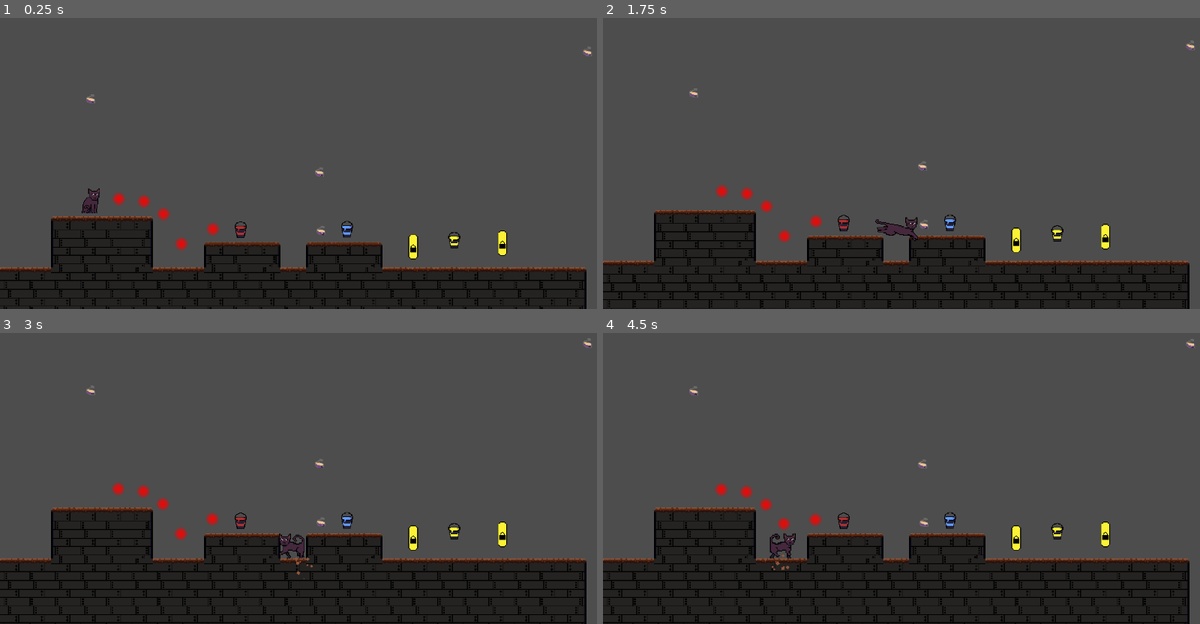
Above: before the commit, frames 1-4 (two rows, left to right).
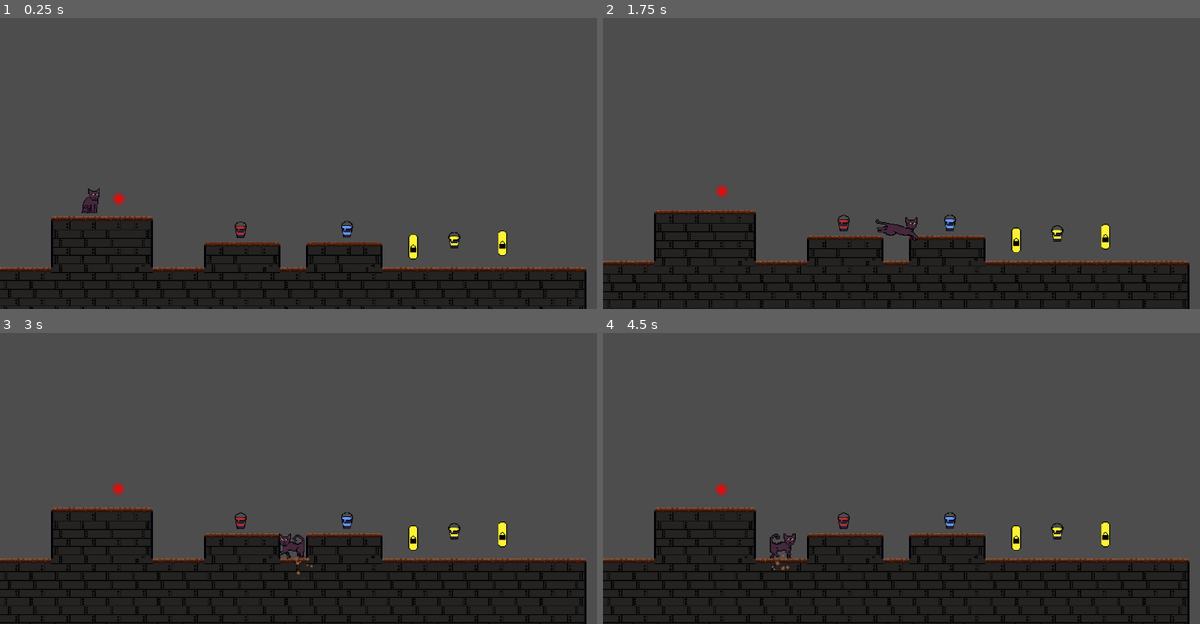
Above: after the commit, the same moments.

Repository: GillianZech/color-cat
Game: Godot game, scene res://Scenes/Level3a.tscn
Two runs of this game, one before a commit and one after it. Both use one fixed random seed, a clock stepped at 60 frames per second and the inputs below. This scene is started directly instead of the project's main scene.
Inputs:
- Up to frame 1 (0.25 s): no input
- Up to frame 2 (1.75 s): hold D (move_right) from 0.53 s (still down); tap Alt (dev) at 0.6, 1.35 s; tap W (move_up) at 0.77, 1.52 s
- Up to frame 3 (3 s): release D (move_right) at 2.03 s; hold A (move_left) from 2.03 s (still down); tap Alt (dev) at 2.1, 2.85 s
- Up to frame 4 (4.5 s): tap W (move_up) at 3.02, 3.77 s; tap Alt (dev) at 3.6, 4.35 s; release A (move_left) at 4.28 s; hold D (move_right) from 4.28 s (still down)

The runs differ from the first frame. In frame 1, 0.4% of the frame differs, in the area x 14-100%, y 10-80%; in frame 2, 0.4%, in the area x 14-100%, y 7-78%; in frame 3, 0.4%; in frame 4, 0.4%.
Error before the commit: Attempt to call function 'update_score' in base 'null instance' on a null instance. (res://Code/CharacterBody2D.gd:41)
Error after the commit: Attempt to call function 'set_volume_db' in base 'null instance' on a null instance. (res://Food.gd:7)

Commit message:
food count resets too much

Diff:
--- a/color_cat/Code/CharacterBody2D.gd
+++ b/color_cat/Code/CharacterBody2D.gd
@@ -8,8 +8,8 @@
 var PAINT_COLOR = "Gray"
 var DJUMP_USED = false
 var DOORS_LOCKED
-var FOOD_COUNT
 var FOOD_APPEARED
+var FOOD_COUNT = 0
 var PREV_FOOD_COUNT = 0
 var DEAD = false
 
@@ -37,8 +37,8 @@
 	DOORS_LOCKED = true
 	CURRENT_LASER = 0
 	LASER_COUNT = 0
-	FOOD_COUNT = PREV_FOOD_COUNT
-	get_parent().get_parent().get_node("HUD").update_score(FOOD_COUNT, false)
+	#FOOD_COUNT = PREV_FOOD_COUNT
+	#get_parent().get_parent().get_node("HUD").update_score(FOOD_COUNT, false)
 	if get_parent().get_node("EndArea"):
 		get_parent().get_node("EndArea").visible = false
 
--- a/color_cat/Code/EndArea.gd
+++ b/color_cat/Code/EndArea.gd
@@ -1,6 +1,12 @@
 extends Area2D
 
 @export var NEXT_LEVEL: String = "Level2"
+
+@onready var cat = get_parent().get_node("Cat")
+#var food = cat.FOOD_COUNT
+#var pfood = cat.PREV_FOOD_COUNT
+var food = 0
+var pfood = 0
 
 # Called every frame. 'delta' is the elapsed time since the previous frame.
 func _physics_process(_delta):
@@ -13,18 +19,22 @@
 		$AnimationPlayer.play("move")
 
 func _continue():
-	print("prev food: "+str(get_parent().get_node("Cat").PREV_FOOD_COUNT))
+	print("prev food: "+str(cat.PREV_FOOD_COUNT))
+	cat.PREV_FOOD_COUNT = cat.FOOD_COUNT
+	food = cat.FOOD_COUNT
+	pfood = cat.FOOD_COUNT
+	print("food this level: "+str(food))
+	print("updated prev food: "+str(pfood))
 
-	get_parent().get_node("Cat").PREV_FOOD_COUNT = get_parent().get_node("Cat").FOOD_COUNT
-	var p = get_parent().get_node("Cat").PREV_FOOD_COUNT
-	var f = get_parent().get_node("Cat").FOOD_COUNT
-	print("food this level: "+str(get_parent().get_node("Cat").FOOD_COUNT))
-	print("updated prev food: "+str(get_parent().get_node("Cat").PREV_FOOD_COUNT))
 	get_parent().get_parent()._update_scene(NEXT_LEVEL)
 	$AudioStreamPlayer2D.play()
-	get_parent().get_node("Cat")._reset()
-	get_parent().get_node("Cat").PREV_FOOD_COUNT = f
-	get_parent().get_node("Cat").FOOD_COUNT = 0
+	cat._reset()
+
+	cat.PREV_FOOD_COUNT = pfood
+	cat.FOOD_COUNT = pfood
+	get_parent().get_parent().get_node("HUD").update_score(pfood, false)
+	print(pfood)
+	print(food)
 
 func _on_animation_player_animation_finished(anim_name):
 	if anim_name == "move":
--- a/color_cat/Scenes/EndArea.tscn
+++ b/color_cat/Scenes/EndArea.tscn
@@ -105,7 +105,7 @@
 
 [sub_resource type="Animation" id="Animation_y7s8r"]
 resource_name = "move"
-length = 0.5
+length = 0.4
 tracks/0/type = "bezier"
 tracks/0/imported = false
 tracks/0/enabled = true
@@ -115,7 +115,7 @@
 tracks/0/keys = {
 "handle_modes": PackedInt32Array(0, 0),
 "points": PackedFloat32Array(0, -0.25, 0, 0.25, 0, 0, -0.25, 0, 0.25, 0),
-"times": PackedFloat32Array(0, 0.5)
+"times": PackedFloat32Array(0, 0.4)
 }
 tracks/1/type = "bezier"
 tracks/1/imported = false
@@ -125,8 +125,8 @@
 tracks/1/loop_wrap = true
 tracks/1/keys = {
 "handle_modes": PackedInt32Array(0, 0),
-"points": PackedFloat32Array(0, -0.25, 0, 0.25, 0, -1000, -0.25, 0, 0.25, 0),
-"times": PackedFloat32Array(0, 0.5)
+"points": PackedFloat32Array(0, -0.25, 0, 0.25, 0, -750, -0.25, 0, 0.25, 0),
+"times": PackedFloat32Array(0, 0.4)
 }
 
 [sub_resource type="AnimationLibrary" id="AnimationLibrary_dv64r"]
Not shown, added: color_cat/Scenes/sceE2B4.tmp
